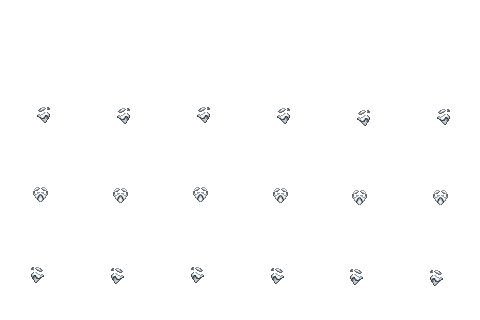
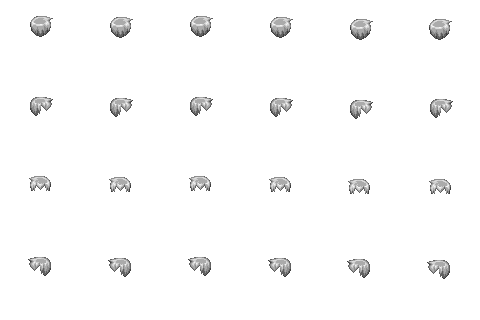
Layers edited between the first and the second (480, 320) image:
added group "hair" with 4 layers above "glasses" over [28,16,453,285]
renamed "hair2" to "hair-2", showed it, moved it into group "hair", painted on it over [28,16,453,279]
hid "face3", moved it into group "face", painted on it over [31,97,453,286]
